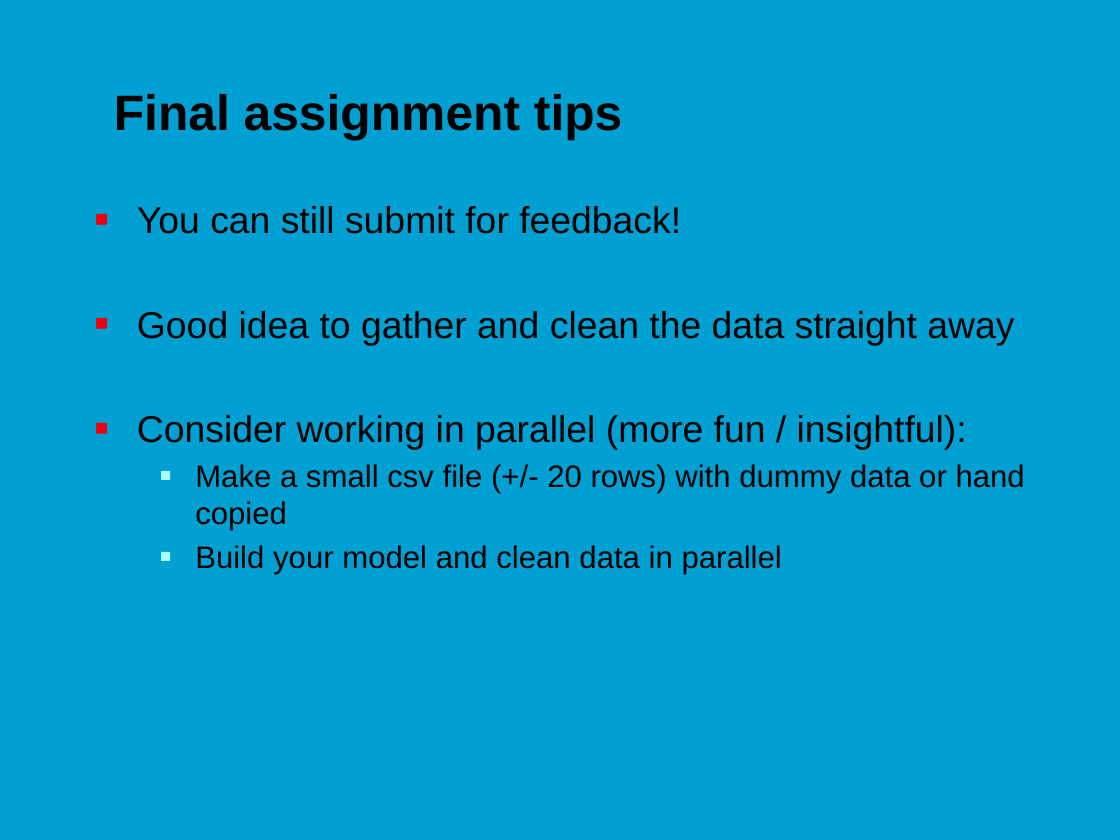
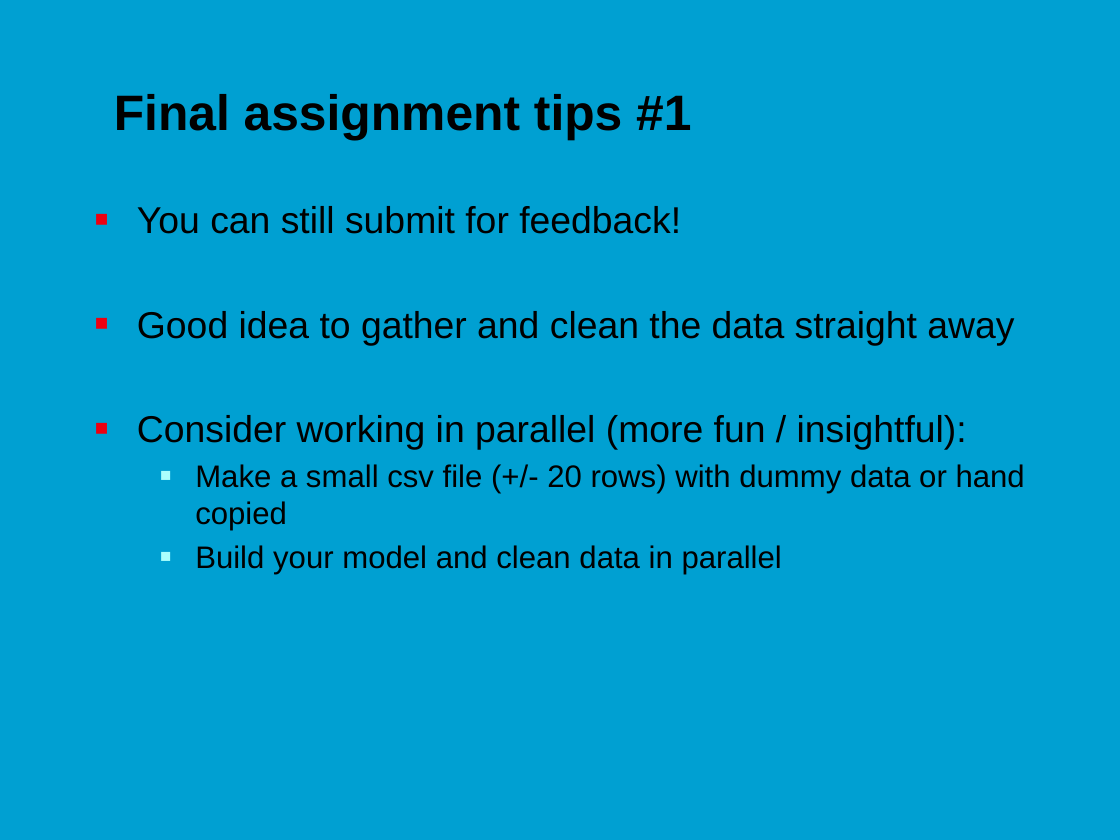
Before and after one commit to jonasmoons/data-driven-learning, a slide deck: slide 4 of slides/Week 5 - machine learning.pptx. Drawn at 1120x840 pixels with LibreOffice and Linux fonts; fonts in the diff are those of the drawing; background and template pictures are left out. Boxes give left, top, right and bottom in pixels: in the first picture for what was removed or moved away, otherwise in the second. Text is boxed around its words. In the diff, an @@ line names an element or a change of style, - is before the commit and + after.

```diff
--- a/slides/Week 5 - machine learning.pptx
+++ b/slides/Week 5 - machine learning.pptx
@@ title at [114, 94, 691, 140]: text changed @@
-Final assignment tips
+Final assignment tips #1
```
Also in this commit, not shown: 2 other slides changed, 3 slides removed.
